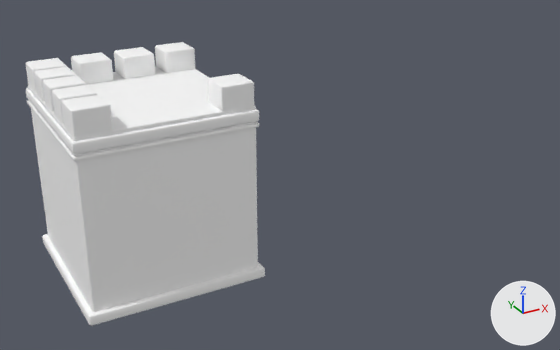
Before and after pictures for a commit that changed the FBX model StealthGame/Assets/Meshes/corner.fbx.
Before and after are seen from a 50 mm lens placed at (-5.17, -15.97, 9.46), pointed at (2.96, -1.19, 2.07). The lights are fixed; the arrows at lower right show +X, +Y and +Z. Where no turn or scale is listed for an object, it has been applied to the vertices.

Names of what the first picture shows: 'corner'.
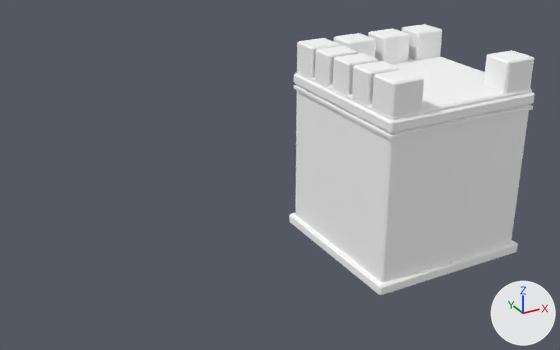
The change, as a list of edits to the scene's bpy script:
```text
Change me_mesh:
    where me_mesh.from_pydata(...)  # 312 vertices, 338 faces; spans x -2.08..2.08, y -2.07..2.07, z -2.36..2.36
    used by ob_corner; location = (0.0, -0.04, 2.36)
    me_mesh part 1: the loose piece of 24 vertices spanning x -1.96..1.96, y -1.96..1.95, z -2.27..1.84 is moved by (-2.0, -2.0, 2.36)
    me_mesh part 2: the loose piece of 24 vertices spanning x -2.01..2.01, y -2.02..2.0, z 1.35..1.45 is moved by (-2.0, -2.0, 2.36)
    me_mesh part 3: the loose piece of 24 vertices spanning x -2.01..2.01, y -2.02..2.0, z 1.48..1.74 is moved by (-2.0, -2.0, 2.36)
    me_mesh part 4: the loose piece of 24 vertices spanning x -2.08..2.08, y -2.07..2.07, z -2.36..-2.1 is moved by (-2.0, -2.0, 2.36)
    me_mesh part 5: the loose piece of 24 vertices spanning x 0.12..0.9, y 1.22..1.95, z 1.57..2.36 is turned -90 degrees about the y axis through its middle, then moved by (-2.0, -2.0, 2.56)
    me_mesh part 6: the loose piece of 24 vertices spanning x 1.15..1.93, y -1.95..-1.22, z 1.57..2.36 is turned -90 degrees about the y axis through its middle, then moved by (-2.0, -1.97, 2.57)
    me_mesh part 7: the loose piece of 24 vertices spanning x -0.91..-0.14, y 1.22..1.95, z 1.57..2.36 is turned -90 degrees about the y axis through its middle, then moved by (-2.0, -2.0, 2.56)
    me_mesh part 8: the loose piece of 24 vertices spanning x -1.94..-1.17, y -1.95..-1.22, z 1.57..2.36 is turned -90 degrees about the y axis through its middle, then moved by (-2.0, -2.0, 2.56)
    me_mesh part 9: the loose piece of 24 vertices spanning x -1.94..-1.17, y -1.1..-0.47, z 1.57..2.36 is turned -90 degrees about the y axis through its middle, then moved by (-2.0, -2.0, 2.56)
    me_mesh part 10: the loose piece of 24 vertices spanning x -1.94..-1.17, y -0.32..0.31, z 1.57..2.36 is turned -90 degrees about the y axis through its middle, then moved by (-2.0, -2.0, 2.56)
    me_mesh part 11: the loose piece of 24 vertices spanning x -1.94..-1.17, y 0.46..1.09, z 1.57..2.36 is turned -90 degrees about the y axis through its middle, then moved by (-2.0, -2.0, 2.56)
    me_mesh part 12: the loose piece of 24 vertices spanning x -1.94..-1.17, y 1.22..1.95, z 1.57..2.36 is turned -90 degrees about the y axis through its middle, then moved by (-2.0, -2.0, 2.56)
    me_mesh part 13: the loose piece of 24 vertices spanning x 1.15..1.93, y 1.22..1.95, z 1.57..2.36 is turned -90 degrees about the y axis through its middle, then moved by (-2.0, -2.0, 2.56)
Change ob_corner:
    ob_corner.location: (0.0, -0.04, 2.36) -> (8.0, 0.0, 0.0)
```

Pixel boxes [x1, y1, x2, y2] of what changed, in the pictures (560 x 350 px; the box of a moved part takes in the faces that stretch with it):
'corner', reshaped, moved
    before: [26, 42, 265, 326]
    after: [289, 24, 535, 296]
part 1 of me_mesh, moved or reshaped
    before: [28, 66, 258, 312]
    after: [296, 57, 532, 283]
part 2 of me_mesh, moved or reshaped
    before: [27, 100, 259, 161]
    after: [294, 85, 533, 139]
part 3 of me_mesh, moved or reshaped
    before: [26, 88, 259, 155]
    after: [294, 73, 535, 133]
part 4 of me_mesh, moved or reshaped
    before: [42, 234, 265, 326]
    after: [289, 213, 518, 296]
part 5 of me_mesh, moved or reshaped
    before: [114, 47, 155, 79]
    after: [368, 29, 410, 64]
part 6 of me_mesh, moved or reshaped
    before: [208, 73, 254, 112]
    after: [483, 50, 534, 93]
part 7 of me_mesh, moved or reshaped
    before: [71, 52, 113, 85]
    after: [334, 33, 376, 58]
part 8 of me_mesh, moved or reshaped
    before: [61, 95, 112, 138]
    after: [372, 69, 424, 117]
part 9 of me_mesh, moved or reshaped
    before: [52, 85, 97, 124]
    after: [352, 61, 399, 105]
part 10 of me_mesh, moved or reshaped
    before: [42, 75, 86, 112]
    after: [333, 53, 378, 96]
part 11 of me_mesh, moved or reshaped
    before: [34, 67, 76, 102]
    after: [315, 46, 358, 86]
part 12 of me_mesh, moved or reshaped
    before: [26, 58, 67, 92]
    after: [297, 38, 340, 78]
part 13 of me_mesh, moved or reshaped
    before: [155, 42, 195, 73]
    after: [401, 24, 442, 60]
